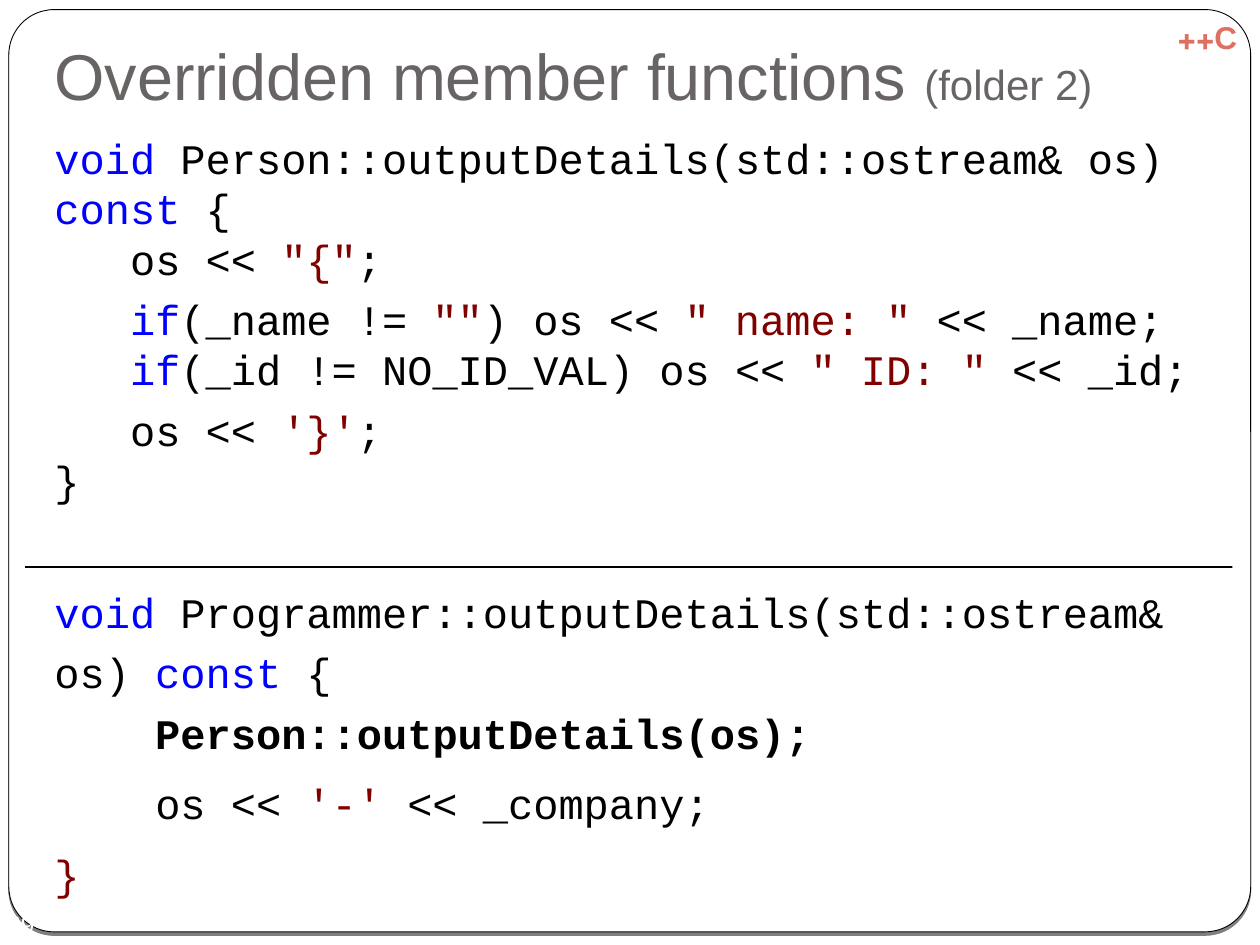
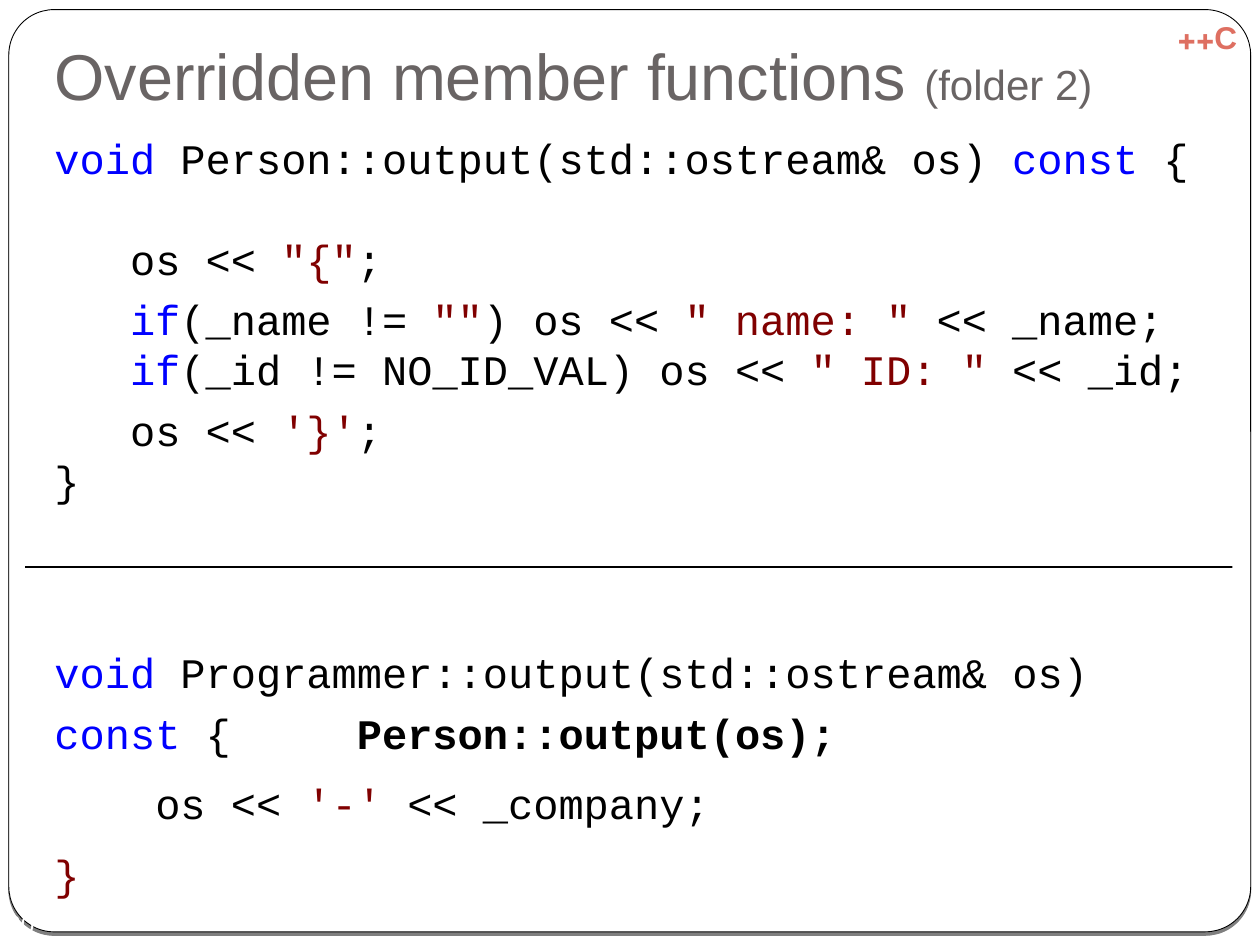
Before and after one commit to cpp-at-ariel/cpp-5779, a slide deck: slide 20 of 06-inheritance/slides-inheritance.odp (slide 29 before the commit). Drawn at 1260x945 pixels with LibreOffice and Linux fonts; fonts in the diff are those of the drawing. Boxes give left, top, right and bottom in pixels: in the first picture for what was removed or moved away, otherwise in the second. Text is boxed around its words. In the diff, an @@ line names an element or a change of style, - is before the commit and + after.

```diff
--- a/06-inheritance/slides-inheritance.odp
+++ b/06-inheritance/slides-inheritance.odp
@@ text at (x1=54, y1=143, x2=1138, y2=276): text changed @@
-void Person::outputDetails(std::ostream& os) const {
-os << "{";
+void Person::output(std::ostream& os) const {
+os << "{";
@@ text at (x1=54, y1=658, x2=1088, y2=758): text changed @@
-void Programmer::outputDetails(std::ostream& os) const {
-Person::outputDetails(os);
+void Programmer::output(std::ostream& os) const { Person::output(os);
@@ page number at (x1=7, y1=914, x2=34, y2=931): text changed @@
-29
+20
```
Also in this commit, not shown: 10 other slides changed, 8 slides removed, 3 other files.
